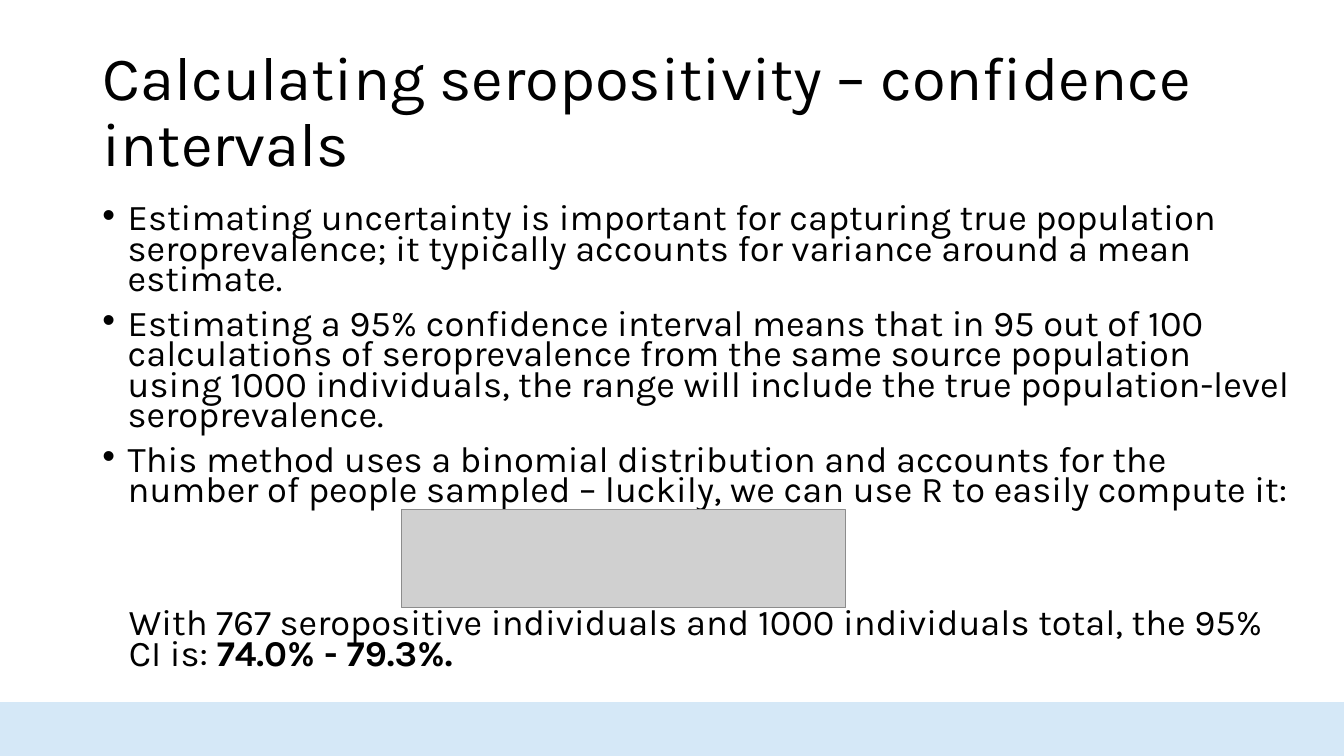
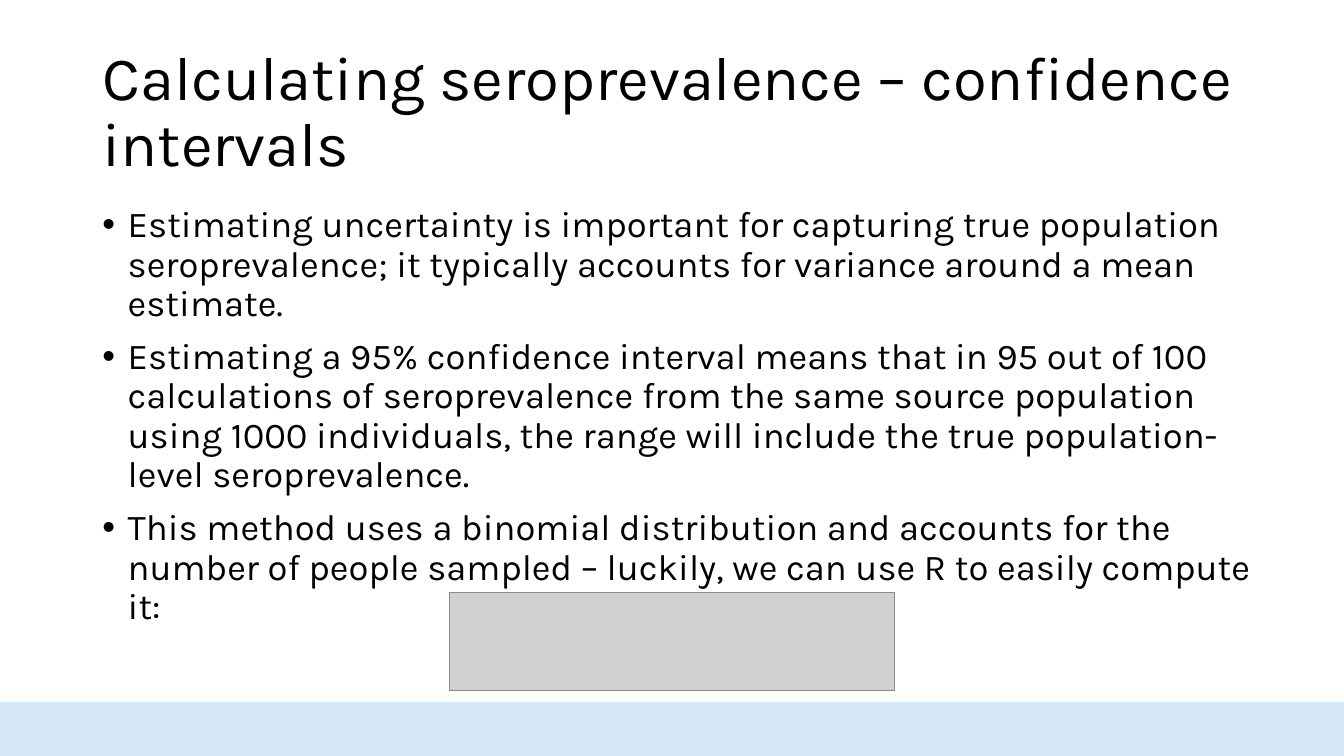
Before and after one commit to HopkinsIDD/seroanalytics_workshop, a slide deck: slide 16 of Part 4/Lecture 4.pptx. Drawn at 1344x756 pixels with LibreOffice and Linux fonts; fonts in the diff are those of the drawing; grey boxes stand for pictures; background and template pictures are left out. Boxes give left, top, right and bottom in pixels: in the first picture for what was removed or moved away, otherwise in the second. Text is boxed around its words. In the diff, an @@ line names an element or a change of style, - is before the commit and + after.

```diff
--- a/Part 4/Lecture 4.pptx
+++ b/Part 4/Lecture 4.pptx
@@ title at (102,57,1233,167): text changed @@
-Calculating seropositivity – confidence intervals
+Calculating seroprevalence – confidence intervals
@@ text "Estimating uncertainty is important for ..." at (128,212,1250,620): size 25.9 to 26 pt; line spacing 0.7 to 0.9 @@
@@ picture: place and size @@
-picture at (401,510,846,608)
+picture at (450,593,894,691)
@@ text at (129,602,1262,667): paragraph removed @@
-With 767 seropositive individuals and 1000 individuals total, the 95% CI is: 74.0% - 79.3%.
```
Also in this commit, not shown: 9 other slides changed, 9 slides removed, 3 other files.
